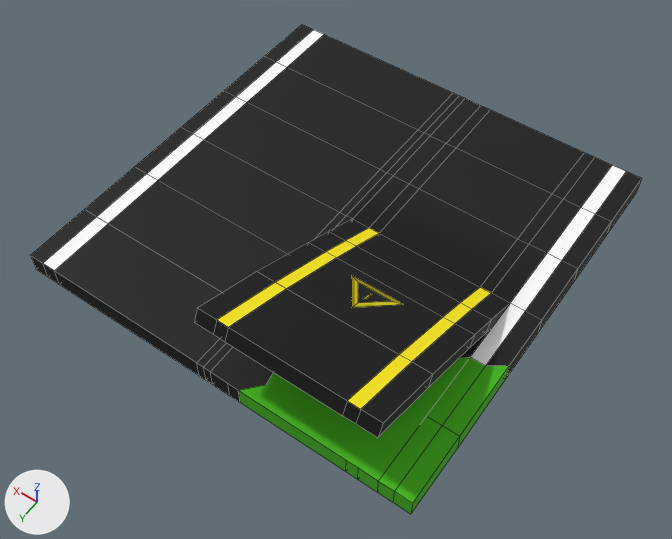
A saved change to the FBX model Assets/_game/Assets/Models/ramp_export.fbx.
One viewpoint serves both versions: a 50 mm lens placed at (-16.0, 23.2, 32.5), pointed at (-1.3, 2.6, 0.1). Lighting does not change. The marker at lower left points along +X, +Y and +Z. Mesh edges are drawn as thin lines.

The older version as bpy lines, for what is in view:
```python
me_cube = bpy.data.meshes.new('Cube')
me_cube.from_pydata(...)  # 261 vertices, 249 faces; spans x -10.0..10.0, y -10.0..10.3, z -0.5..4.9
# faces by material slot: [187, 10, 40, 12]
me_cube.materials.append(mat_material)  # black #000000
me_cube.materials.append(mat_materialw)  # white #ffffff
me_cube.materials.append(mat_material_001)  # yellow #ffec00
me_cube.materials.append(mat_material_002)  # green #47b818
ob_cube = bpy.data.objects.new('Cube', me_cube)
ob_cube.location = (0.0, 0.0, 0.0)
```
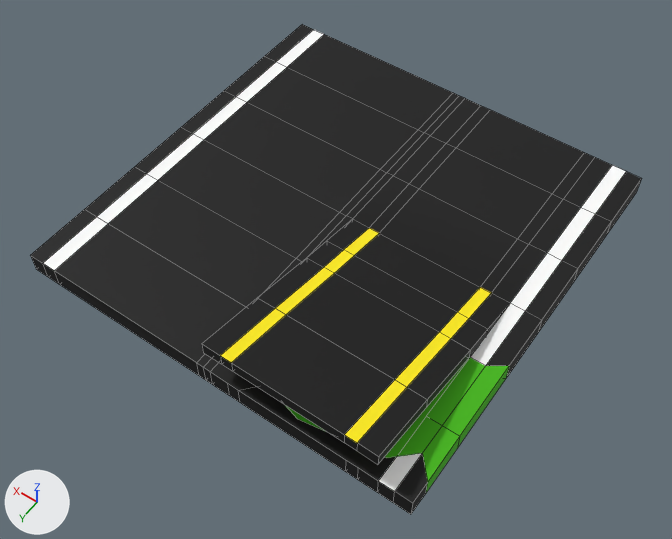
Where the change shows, as pixel boxes [x1, y1, x2, y2] in the pictures (672 x 539 px):
```json
{"part": 1, "of": "me_cube", "change": "deleted", "before": [352, 275, 402, 308]}
{"part": 2, "of": "me_cube", "change": "built on", "before": [194, 219, 510, 514], "after": [202, 219, 510, 514]}
{"part": 3, "of": "me_cube", "change": "recoloured", "before": [238, 390, 413, 514], "after": [238, 390, 413, 514], "on screen": "green to black"}
```

Scene script edits in JSON lines:
```json
{"block": "me_cube", "where": "# used by ob_cube; location = (0.0, 0.0, 0.0)"}
{"op": "remove", "block": "me_cube", "code": "me_cube.from_pydata(...)  # 261 vertices, 249 faces; spans x -10.0..10.0, y -10.0..10.3, z -0.5..4.9"}
{"op": "add", "block": "me_cube", "code": "me_cube.from_pydata(...)  # 239 vertices, 229 faces; spans x -10.0..10.0, y -10.0..10.1, z -0.5..2.7"}
{"block": "me_cube", "change": "me_cube part 1: the loose piece of 12 vertices spanning x -5.5..-3.0, y 3.9..5.8, z 2.2..3.2 is deleted"}
{"block": "me_cube", "change": "me_cube part 2"}
{"block": "me_cube", "change": "5 faces are deleted"}
{"block": "me_cube", "change": "6 vertices in x -8.5..-0.4, y 10.0, z 4.9 move by (0.0, 0.1, -2.2)"}
{"block": "me_cube", "change": "6 vertices in x -8.5..-0.4, y 6.7, z 3.6 move by (0.0, 0.1, -1.6)"}
{"block": "me_cube", "change": "6 vertices in x -8.5..-0.4, y 3.3, z 2.1 move by (0.0, 0.2, -0.9)"}
{"block": "me_cube", "change": "6 vertices in x -8.5..-0.4, y 1.9, z 1.4 move by (0.0, 0.1, -0.5)"}
{"block": "me_cube", "change": "6 vertices in x -8.5..-0.4, y 2.1, z 0.8 move by (0.0, -0.1, -0.5)"}
{"block": "me_cube", "change": "6 vertices in x -8.5..-0.4, y 10.3, z 4.3 move by (0.0, -0.2, -2.2)"}
{"block": "me_cube", "change": "12 vertices move from x -8.5..-0.4, y 3.6..6.9, z 1.5..3.0 to x -8.5..-0.4, y 3.5..6.8, z 0.6..1.4"}
{"block": "me_cube", "change": "6 vertices are added at (-9.2, 8.1, 0.5), (-10.0, 9.0, -0.5), (-10.0, 9.0, 0.5), (-8.5, 8.8, 0.5), (-4.5, 9.7, 0.5), (-8.2, 9.1, 0.5)"}
{"block": "me_cube", "change": "1 new face joins them, mat_materialw (white #ffffff)"}
{"block": "me_cube", "change": "4 new faces join them, mat_material (black #000000)"}
{"block": "me_cube", "change": "4 new faces join them, mat_material_002 (green #47b818)"}
{"block": "me_cube", "change": "me_cube part 3: 5 faces spanning x -10.0..-1.8, y 10.0, z -0.5..0.5 switch from mat_material_002 (green #47b818) to mat_material (black #000000)"}
```
